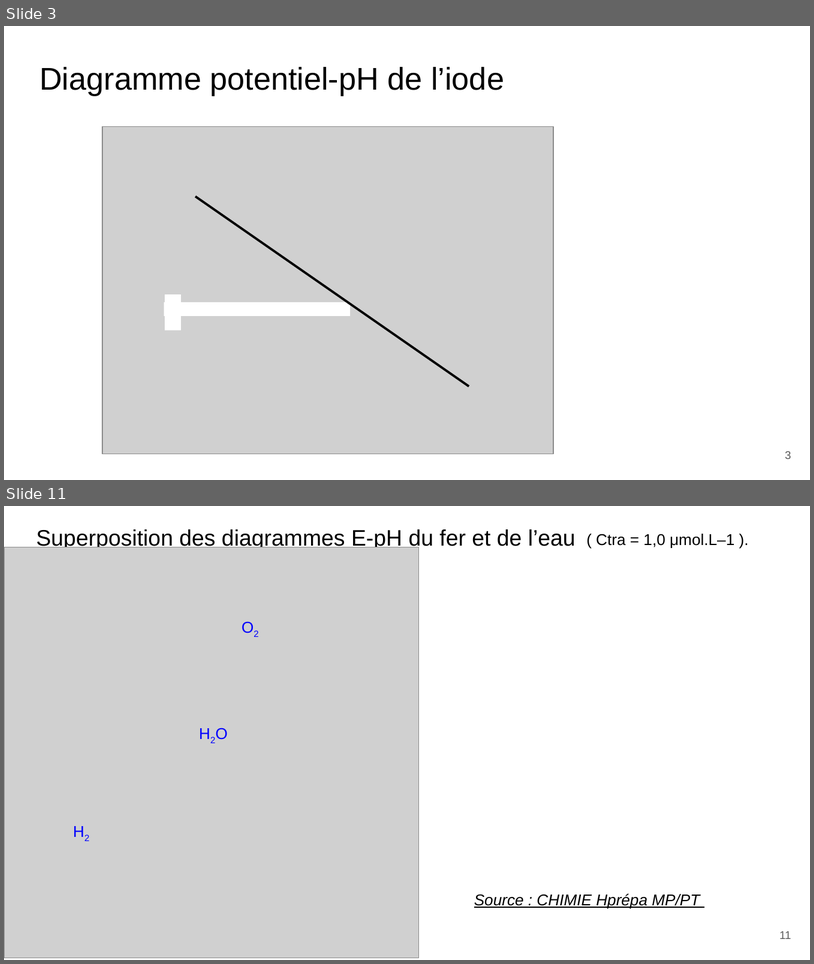
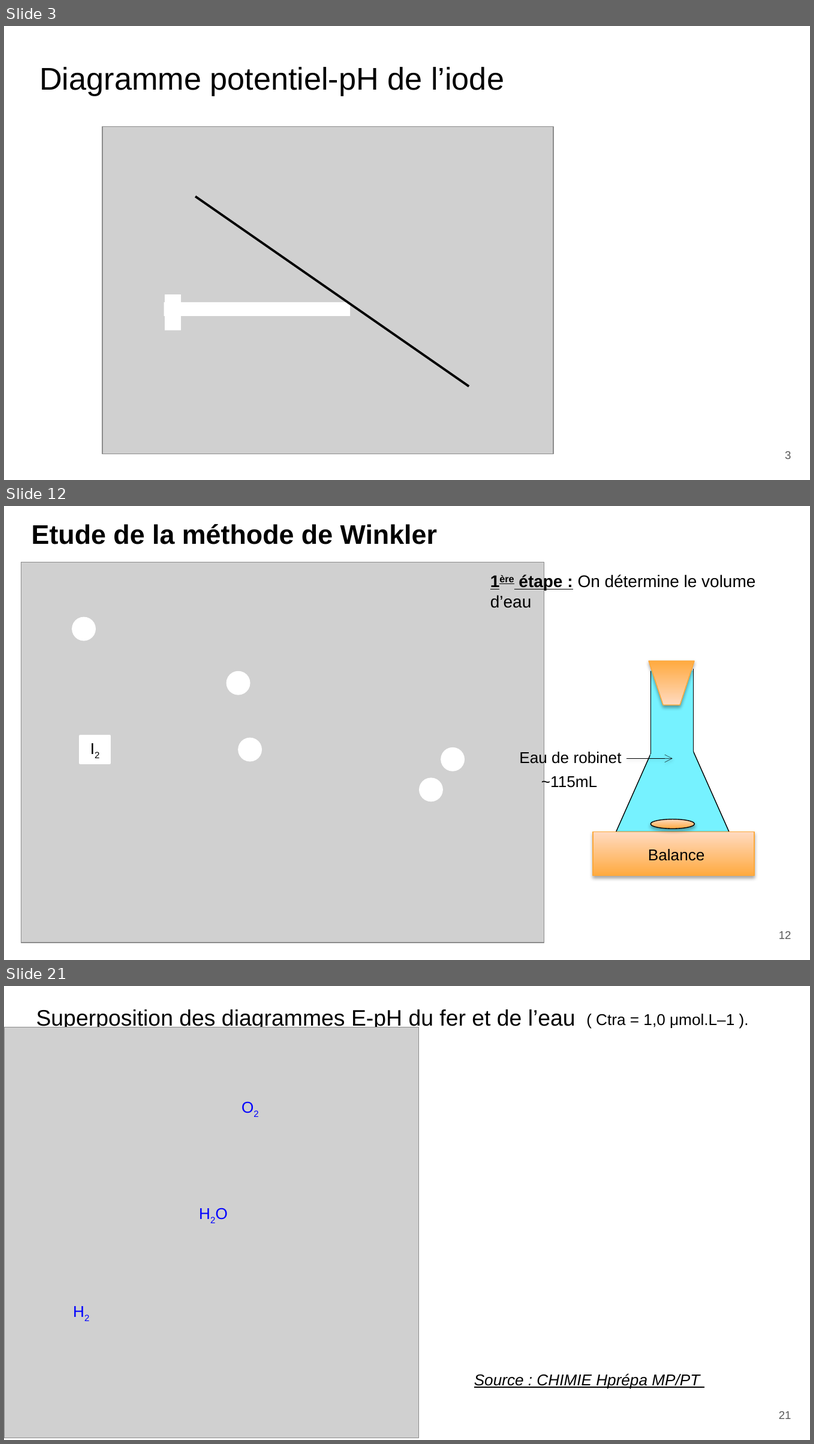
Before and after one commit to ChaponPhys/Agregation, a slide deck: Leçon chimie/LC 23/LC 23 - Diagramme potentiel-pH.pptx. Shown one above the other, each under a label of ours: slides 3 and 11 before the commit, slides 3, 12 and 21 after it; the slides between them are not shown. The pictures are 814x964 and 814x1444 pixels, drawn with LibreOffice and Linux fonts; fonts in the diff are those of the drawing; grey boxes stand for pictures. Boxes give left, top, right and bottom in pixels: in the first picture for what was removed or moved away, otherwise in the second. Text is boxed around its words. In the diff, an @@ line names an element or a change of style, - is before the commit and + after.

```diff
--- a/Leçon chimie/LC 23/LC 23 - Diagramme potentiel-pH.pptx
+++ b/Leçon chimie/LC 23/LC 23 - Diagramme potentiel-pH.pptx
@@ slide 12 added at (4, 506, 810, 960), background #FFFFFF @@
@@ text added at (32, 524, 437, 544), 24 pt, text #000000, bold @@
+Etude de la méthode de Winkler
@@ picture added at (21, 562, 544, 942) @@
@@ text added at (491, 574, 756, 608), 15 pt, text #000000 @@
+1ère étape : On détermine le volume d’eau
@@ ellipse added at (74, 618, 95, 640), fill #FFFFFF, outline #FFFFFF 2 pt @@
@@ trapezoid added at (649, 661, 695, 705), fill gradient #FFAB40 to #FFDAC0, outline #FEA83A 0.75 pt @@
@@ ellipse added at (227, 672, 249, 694), fill #FFFFFF, outline #FFFFFF 2 pt @@
@@ rectangle added at (651, 670, 694, 794), fill #76F2FF @@
@@ line added from (651, 754) to (651, 672), #000000 0.5 pt @@
@@ line added from (693, 751) to (693, 669), #000000 0.5 pt @@
@@ rectangle added at (81, 736, 110, 763), fill #FFFFFF, outline #FFFFFF 2 pt, 14 pt, text #000000 @@
+I2
@@ ellipse added at (239, 738, 261, 760), fill #FFFFFF, outline #FFFFFF 2 pt @@
@@ ellipse added at (442, 748, 464, 769), fill #FFFFFF, outline #FFFFFF 2 pt @@
@@ text added at (519, 750, 622, 766), 14 pt, text #000000 @@
+Eau de robinet
@@ trapezoid added at (616, 750, 729, 831), fill #76F2FF, outline #000000 0.75 pt @@
@@ text added at (542, 774, 597, 790), 14 pt, text #000000 @@
+~115mL
@@ arrow added from (627, 759) to (672, 759), #000000 0.25 pt @@
@@ ellipse added at (420, 778, 442, 801), fill #FFFFFF, outline #FFFFFF 2 pt @@
@@ ellipse added at (651, 819, 695, 829), fill gradient #FFAB40 to #FFDAC0, outline #000000 0.75 pt @@
@@ rectangle added at (593, 832, 755, 876), fill gradient #FFAB40 to #FFDAC0, outline #FEA83A 0.75 pt @@
@@ text added at (648, 849, 705, 861), 14 pt, text #000000 @@
+Balance
@@ page number added at (779, 931, 792, 939), 10 pt, text #595959 @@
+12
@@ what was slide 11 is now slide 21 @@
@@ page number at (779, 1411, 792, 1419): text changed @@
-11
+21
```
Also in this commit, not shown: 8 slides changed, 11 other slides added, 1 slide removed, 39 other files.
